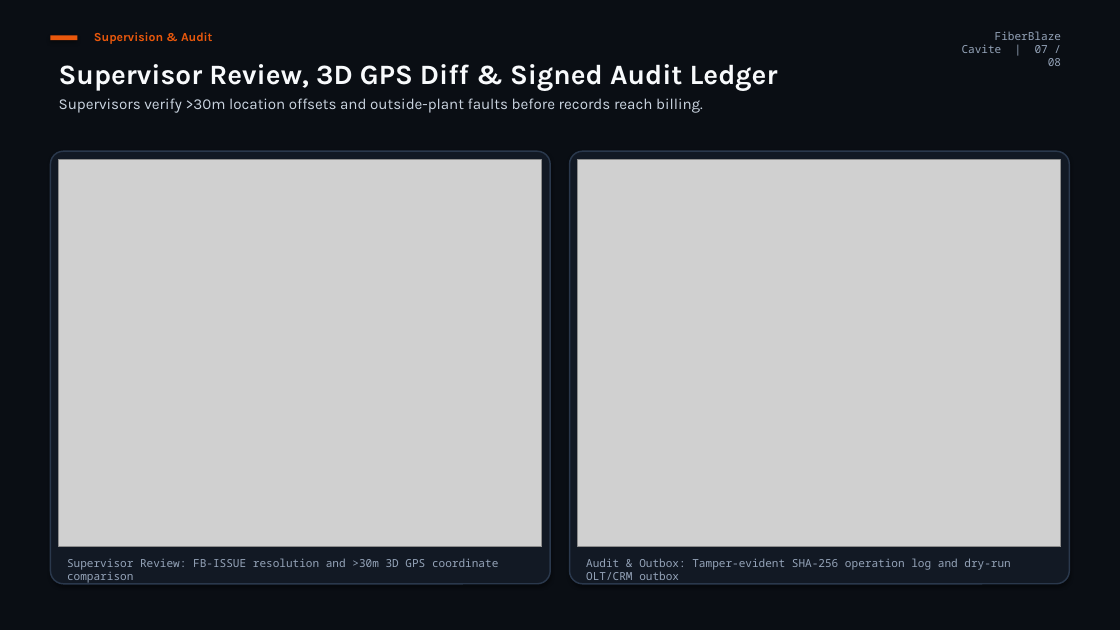
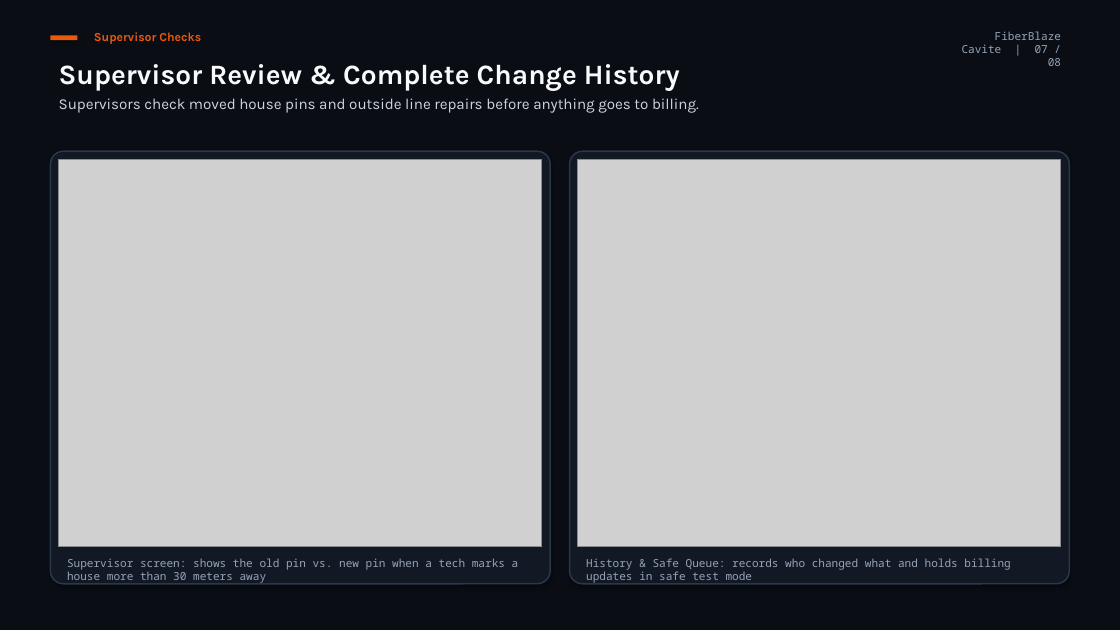
Before and after one commit to 4xachi/wfm, a slide deck: slide 7 of FiberBlaze_Cavite_WFM_Executive_Board_Presentation.pptx. Drawn at 1120x630 pixels with LibreOffice and Linux fonts; fonts in the diff are those of the drawing; grey boxes stand for pictures. Boxes give left, top, right and bottom in pixels: in the first picture for what was removed or moved away, otherwise in the second. Text is boxed around its words. In the diff, an @@ line names an element or a change of style, - is before the commit and + after.

```diff
--- a/FiberBlaze_Cavite_WFM_Executive_Board_Presentation.pptx
+++ b/FiberBlaze_Cavite_WFM_Executive_Board_Presentation.pptx
@@ text at bbox=[94, 32, 201, 44]: text changed @@
-Supervision & Audit
+Supervisor Checks
@@ text at bbox=[59, 64, 699, 113]: text changed @@
-Supervisor Review, 3D GPS Diff & Signed Audit Ledger
-Supervisors verify >30m location offsets and outside-plant faults before records reach billing.
+Supervisor Review & Complete Change History
+Supervisors check moved house pins and outside line repairs before anything goes to billing.
@@ text at bbox=[67, 558, 519, 583]: text changed @@
-Supervisor Review: FB-ISSUE resolution and >30m 3D GPS coordinate comparison
+Supervisor screen: shows the old pin vs. new pin when a tech marks a house more than 30 meters away
@@ text at bbox=[586, 558, 1010, 583]: text changed @@
-Audit & Outbox: Tamper-evident SHA-256 operation log and dry-run OLT/CRM outbox
+History & Safe Queue: records who changed what and holds billing updates in safe test mode
```
Also in this commit, not shown: 7 other slides changed, 1 other file.
